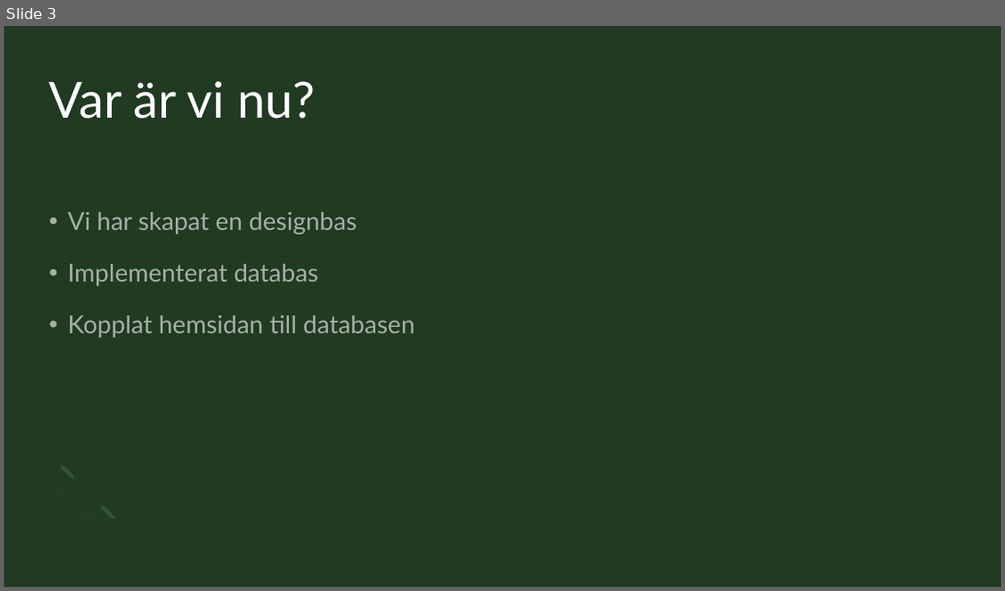
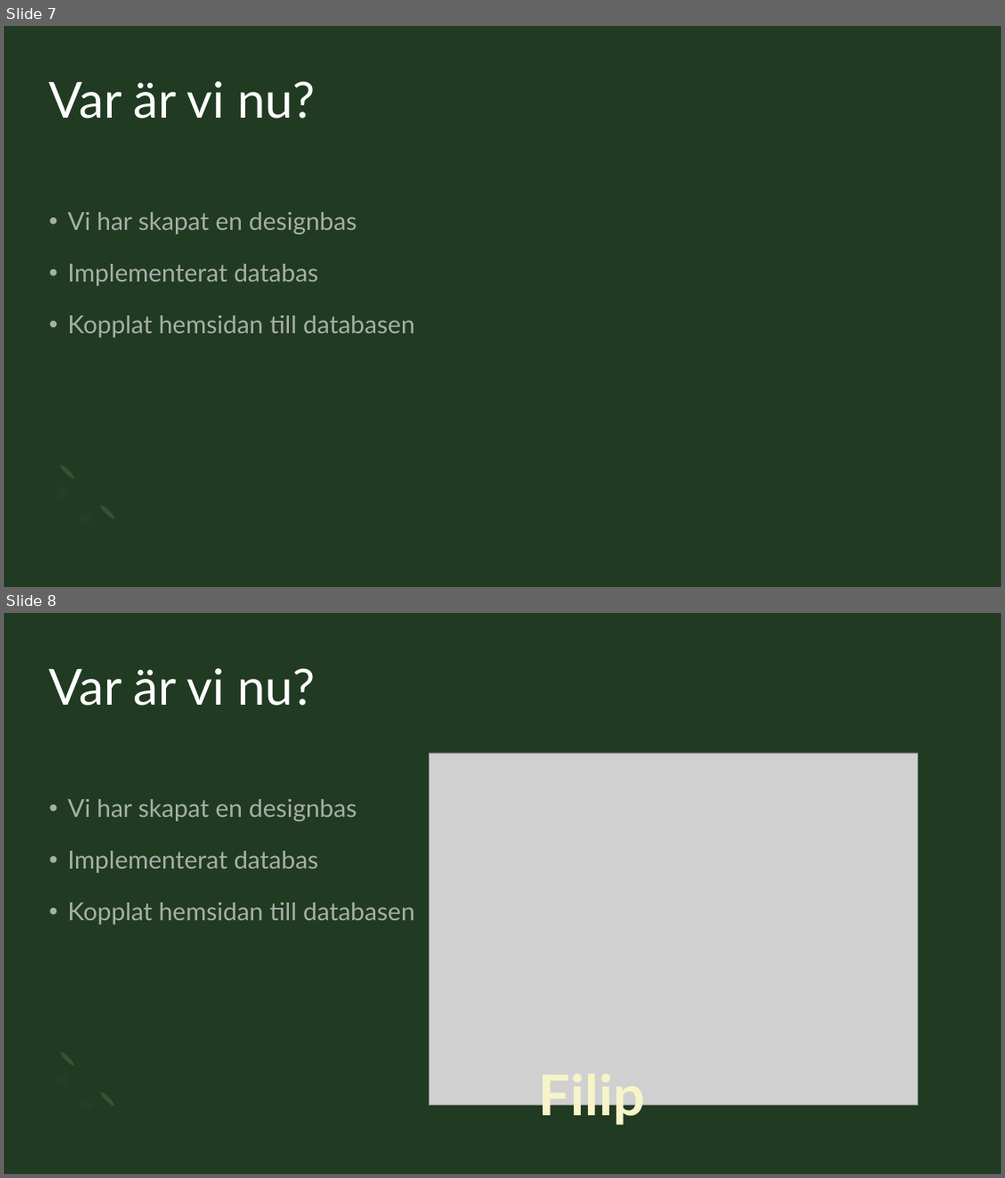
Before and after one commit to Sjofil/HASAB-IDA3, a slide deck: Delredovisning/Sustainable Forms presentation.pptx. Shown one above the other, each under a label of ours: slide 3 before the commit, slides 7 and 8 after it. The pictures are 1005x591 and 1005x1178 pixels, drawn with LibreOffice and Linux fonts; fonts in the diff are those of the drawing; grey boxes stand for pictures. Boxes give left, top, right and bottom in pixels: in the first picture for what was removed or moved away, otherwise in the second. Text is boxed around its words. In the diff, an @@ line names an element or a change of style, - is before the commit and + after.

```diff
--- a/Delredovisning/Sustainable Forms presentation.pptx
+++ b/Delredovisning/Sustainable Forms presentation.pptx
@@ slide 8 added at (x1=4, y1=613, x2=1001, y2=1174), background #213A22; not listed: 3 template elements that a slide beside it also shows @@
@@ title added at (x1=49, y1=668, x2=315, y2=706), 48 pt, text #FFFFFF @@
+Var är vi nu?
@@ picture added at (x1=429, y1=753, x2=918, y2=1105) @@
@@ text added at (x1=68, y1=799, x2=415, y2=925), 24 pt, text #FFFFFF at 60% opacity @@
+• Vi har skapat en designbas
+• Implementerat databas
+• Kopplat hemsidan till databasen
@@ text added at (x1=539, y1=1104, x2=645, y2=1126), 54 pt, text #F7F4C9, bold @@
+Filip
@@ what was slide 3 is now slide 7 @@
```
Also in this commit, not shown: 2 slides changed, 5 other slides added.
